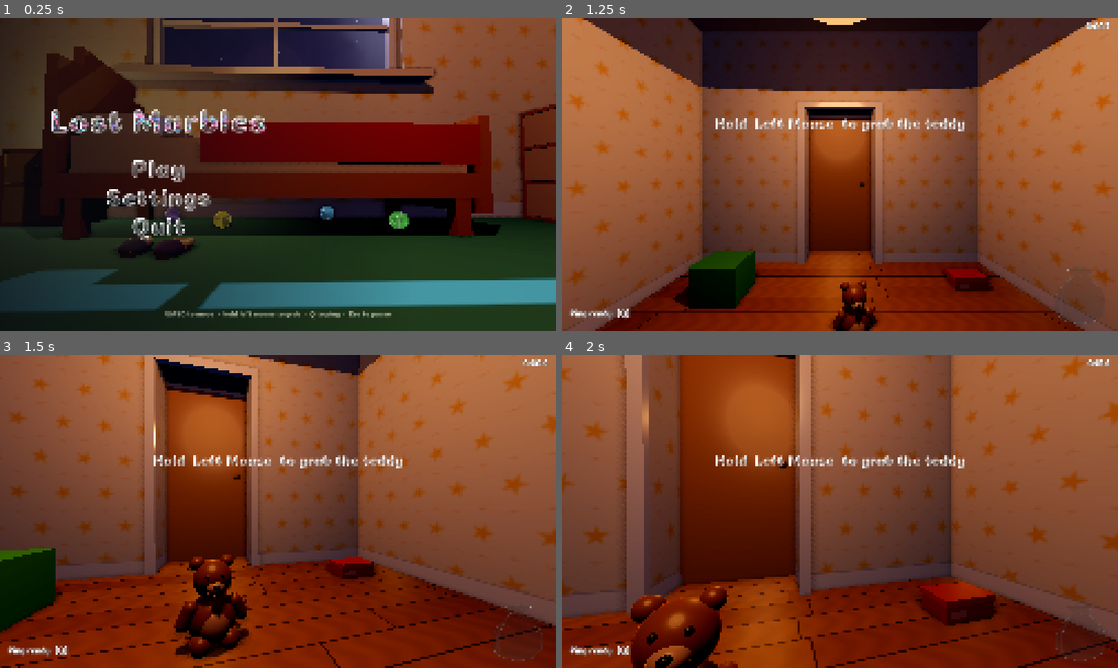
Above: before the commit, frames 1-4 (two rows, left to right).
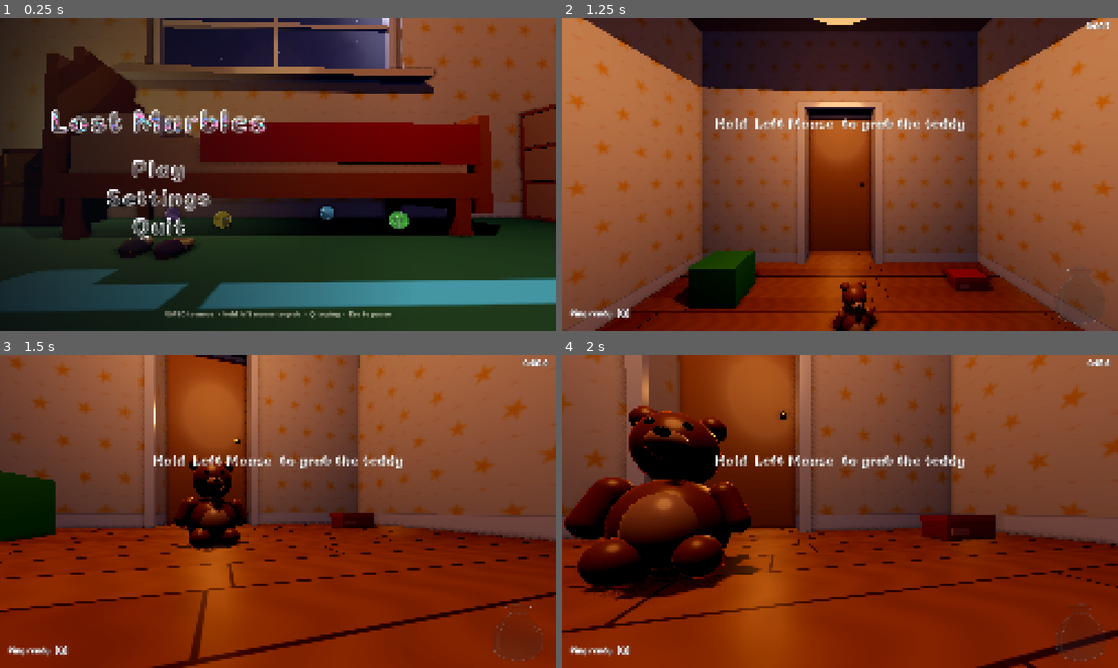
Above: after the commit, the same moments.

Repository: westo27/rummage
Game: Godot game, scene res://scenes/title.tscn
Two runs of this game, one before a commit and one after it. Both use one fixed random seed, a clock stepped at 60 frames per second and the inputs below.
Inputs (mouse positions are in pixels of both pictures, inside the frame that each line leads up to):
- Up to frame 1 (0.25 s): no input
- Up to frame 2 (1.25 s): click (717, 168) at 0.5 s
- Up to frame 3 (1.5 s): tap Enter at 1.25 s; move the mouse to (305, 511) at 1.27 s; hold W (move_forward) from 1.28 s (still down); hold C (crouch) from 1.28 s (still down); click (305, 511) at 1.42 s
- Up to frame 4 (2 s): keep holding W (move_forward); keep holding C (crouch)

Frames 1-2 are identical in both runs. In frame 3, 52% of the frame differs, in the area x 0-100%, y 0-100%; in frame 4, 58%.

Commit message:
Crouch goes right down to the floor so you can see under the bed

Diff:
--- a/config/tunables.gd
+++ b/config/tunables.gd
@@ -24,7 +24,7 @@
 @export var crouch_speed: float = 1.4
 ## Head height (eyes above the feet) standing and crouched, metres.
 @export var stand_eye_height: float = 1.15
-@export var crouch_eye_height: float = 0.6
+@export var crouch_eye_height: float = 0.16
 ## Radians of turn per pixel of mouse movement.
 @export var mouse_sensitivity: float = 0.0004
 ## Props this light or lighter are "clutter": the player walks through them,
--- /dev/null
+++ b/scenes/props/crate.tscn
@@ -0,0 +1,77 @@
+[gd_scene format=3 uid="uid://csw8st3dsavwd"]
+
+[ext_resource type="Script" uid="uid://i1aa07ki5bbi" path="res://scripts/prop.gd" id="1_prop"]
+
+[sub_resource type="StandardMaterial3D" id="Mat"]
+albedo_color = Color(0.12, 0.62, 0.64, 1)
+
+[sub_resource type="BoxMesh" id="Mesh_0"]
+size = Vector3(0.04, 0.6, 0.6)
+
+[sub_resource type="BoxShape3D" id="Shape_0"]
+size = Vector3(0.04, 0.6, 0.6)
+
+[sub_resource type="BoxMesh" id="Mesh_1"]
+size = Vector3(0.52, 0.6, 0.04)
+
+[sub_resource type="BoxShape3D" id="Shape_1"]
+size = Vector3(0.52, 0.6, 0.04)
+
+[sub_resource type="BoxMesh" id="Mesh_2"]
+size = Vector3(0.52, 0.04, 0.52)
+
+[sub_resource type="BoxShape3D" id="Shape_2"]
+size = Vector3(0.52, 0.04, 0.52)
+
+[node name="Crate" type="RigidBody3D" unique_id=152451586]
+collision_layer = 4
+collision_mask = 7
+mass = 7.0
+script = ExtResource("1_prop")
+hold_radius = 0.45
+tint_variation = 0.8
+
+[node name="Mesh0" type="MeshInstance3D" parent="." unique_id=2058433338]
+transform = Transform3D(1, 0, 0, 0, 1, 0, 0, 0, 1, -0.28, 0, 0)
+material_override = SubResource("Mat")
+mesh = SubResource("Mesh_0")
+
+[node name="Shape0" type="CollisionShape3D" parent="." unique_id=865452517]
+transform = Transform3D(1, 0, 0, 0, 1, 0, 0, 0, 1, -0.28, 0, 0)
+shape = SubResource("Shape_0")
+
+[node name="Mesh1" type="MeshInstance3D" parent="." unique_id=833416837]
+transform = Transform3D(1, 0, 0, 0, 1, 0, 0, 0, 1, 0.28, 0, 0)
+material_override = SubResource("Mat")
+mesh = SubResource("Mesh_0")
+
+[node name="Shape1" type="CollisionShape3D" parent="." unique_id=2032803757]
+transform = Transform3D(1, 0, 0, 0, 1, 0, 0, 0, 1, 0.28, 0, 0)
+shape = SubResource("Shape_0")
+
+[node name="Mesh2" type="MeshInstance3D" parent="." unique_id=1881400080]
+transform = Transform3D(1, 0, 0, 0, 1, 0, 0, 0, 1, 0, 0, -0.28)
+material_override = SubResource("Mat")
+mesh = SubResource("Mesh_1")
+
+[node name="Shape2" type="CollisionShape3D" parent="." unique_id=457764525]
+transform = Transform3D(1, 0, 0, 0, 1, 0, 0, 0, 1, 0, 0, -0.28)
+shape = SubResource("Shape_1")
+
+[node name="Mesh3" type="MeshInstance3D" parent="." unique_id=104765363]
+transform = Transform3D(1, 0, 0, 0, 1, 0, 0, 0, 1, 0, 0, 0.28)
+material_override = SubResource("Mat")
+mesh = SubResource("Mesh_1")
+
+[node name="Shape3" type="CollisionShape3D" parent="." unique_id=272178106]
+transform = Transform3D(1, 0, 0, 0, 1, 0, 0, 0, 1, 0, 0, 0.28)
+shape = SubResource("Shape_1")
+
+[node name="Mesh4" type="MeshInstance3D" parent="." unique_id=912599051]
+transform = Transform3D(1, 0, 0, 0, 1, 0, 0, 0, 1, 0, 0.28, 0)
+material_override = SubResource("Mat")
+mesh = SubResource("Mesh_2")
+
+[node name="Shape4" type="CollisionShape3D" parent="." unique_id=749891541]
+transform = Transform3D(1, 0, 0, 0, 1, 0, 0, 0, 1, 0, 0.28, 0)
+shape = SubResource("Shape_2")
--- /dev/null
+++ b/scenes/props/small_box.tscn
@@ -0,0 +1,28 @@
+[gd_scene format=3 uid="uid://ci7fhb5sp3q6m"]
+
+[ext_resource type="Script" uid="uid://i1aa07ki5bbi" path="res://scripts/prop.gd" id="1_prop"]
+
+[sub_resource type="StandardMaterial3D" id="Mat"]
+albedo_color = Color(0.98, 0.58, 0.18, 1)
+
+[sub_resource type="BoxMesh" id="Mesh_0"]
+size = Vector3(0.4, 0.4, 0.4)
+
+[sub_resource type="BoxShape3D" id="Shape_0"]
+size = Vector3(0.4, 0.4, 0.4)
+
+[node name="SmallBox" type="RigidBody3D" unique_id=1811255070]
+collision_layer = 4
+collision_mask = 7
+mass = 2.0
+continuous_cd = true
+script = ExtResource("1_prop")
+tint_variation = 0.08
+impact_material = 0
+
+[node name="Mesh0" type="MeshInstance3D" parent="." unique_id=2113020375]
+material_override = SubResource("Mat")
+mesh = SubResource("Mesh_0")
+
+[node name="Shape0" type="CollisionShape3D" parent="." unique_id=1351703261]
+shape = SubResource("Shape_0")
--- a/scripts/beam.gd
+++ b/scripts/beam.gd
@@ -282,7 +282,7 @@
 
 
 func _capture(creature: Creature) -> void:
-	creature.capture(_camera.to_global(BEAM_ORIGIN_LOCAL))
+	creature.capture(beam_origin())
 	_catching = creature
 	_catch_started = Time.get_ticks_msec() / 1000.0
 	_capture_sound.play()
@@ -432,6 +432,14 @@
 	return Game.tune.min_hold_distance + prop.hold_radius * 0.5
 
 
+## Where the beam leaves the hand: below and right of the eye, but never
+## under the floor when you're lying flat.
+func beam_origin() -> Vector3:
+	var origin: Vector3 = _camera.to_global(BEAM_ORIGIN_LOCAL)
+	origin.y = maxf(origin.y, 0.06)
+	return origin
+
+
 ## The camera looks down its own -Z axis (a Godot convention).
 func _forward() -> Vector3:
 	return -_camera.global_transform.basis.z
@@ -495,7 +503,7 @@
 	if end_body == null:
 		_hide_beam()
 		return
-	var start: Vector3 = _camera.to_global(BEAM_ORIGIN_LOCAL)
+	var start: Vector3 = beam_origin()
 	# The grab point on the object as it's *drawn* this frame (see physics
 	# interpolation in player.gd), so the beam stays attached to the spot you
 	# grabbed instead of wobbling against it.
@@ -517,7 +525,7 @@
 ## the creature yet; after that it reels the creature in, so it shortens as
 ## the creature comes. A slight bow keeps it looking like the same beam.
 func _draw_catch_beam() -> void:
-	var start: Vector3 = _camera.to_global(BEAM_ORIGIN_LOCAL)
+	var start: Vector3 = beam_origin()
 	var target: Vector3 = _catching._visual.get_global_transform_interpolated().origin
 	var reach: float = clampf((Time.get_ticks_msec() / 1000.0 - _catch_started) / CATCH_REACH_TIME, 0.0, 1.0)
 	var end: Vector3 = start.lerp(target, reach)
--- a/scripts/player.gd
+++ b/scripts/player.gd
@@ -22,8 +22,10 @@
 @onready var _body_shape: CollisionShape3D = $CollisionShape3D
 
 const STAND_HEIGHT: float = 1.3
-## Capsule height while crouched: just over the eyes.
-const CROUCH_HEIGHT: float = 0.8
+## Capsule height while crouched: as short as a capsule this wide can be.
+## The eyes go lower still (crouch_eye_height), down at the floor, as if lying
+## flat to peer under the bed.
+const CROUCH_HEIGHT: float = 0.7
 ## How fast the crouch eases in and out (fraction per second).
 const CROUCH_EASE: float = 12.0
 
--- a/tests/shoot_rooms.gd
+++ b/tests/shoot_rooms.gd
@@ -42,6 +42,15 @@
 		await _frames(20)
 		var image: Image = get_viewport().get_texture().get_image()
 		image.save_png("%s/%s.png" % [OUT, view[0]])
+	# Lying flat in front of the bed, peering under it.
+	Input.action_press("crouch")
+	player.global_position = Vector3(2.55, 0.05, 0.2)
+	player.reset_physics_interpolation()
+	await _frames(40)
+	_look(player, head, Vector3(2.55, 0.1, -1.75))
+	await _frames(20)
+	get_viewport().get_texture().get_image().save_png("%s/room_under_bed.png" % OUT)
+	Input.action_release("crouch")
 	print("Wrote PNGs to %s" % ProjectSettings.globalize_path(OUT))
 	get_tree().quit()
 
Not shown, added: tests/check_furniture.gd.uid
Not shown, changed: NOTES.md
